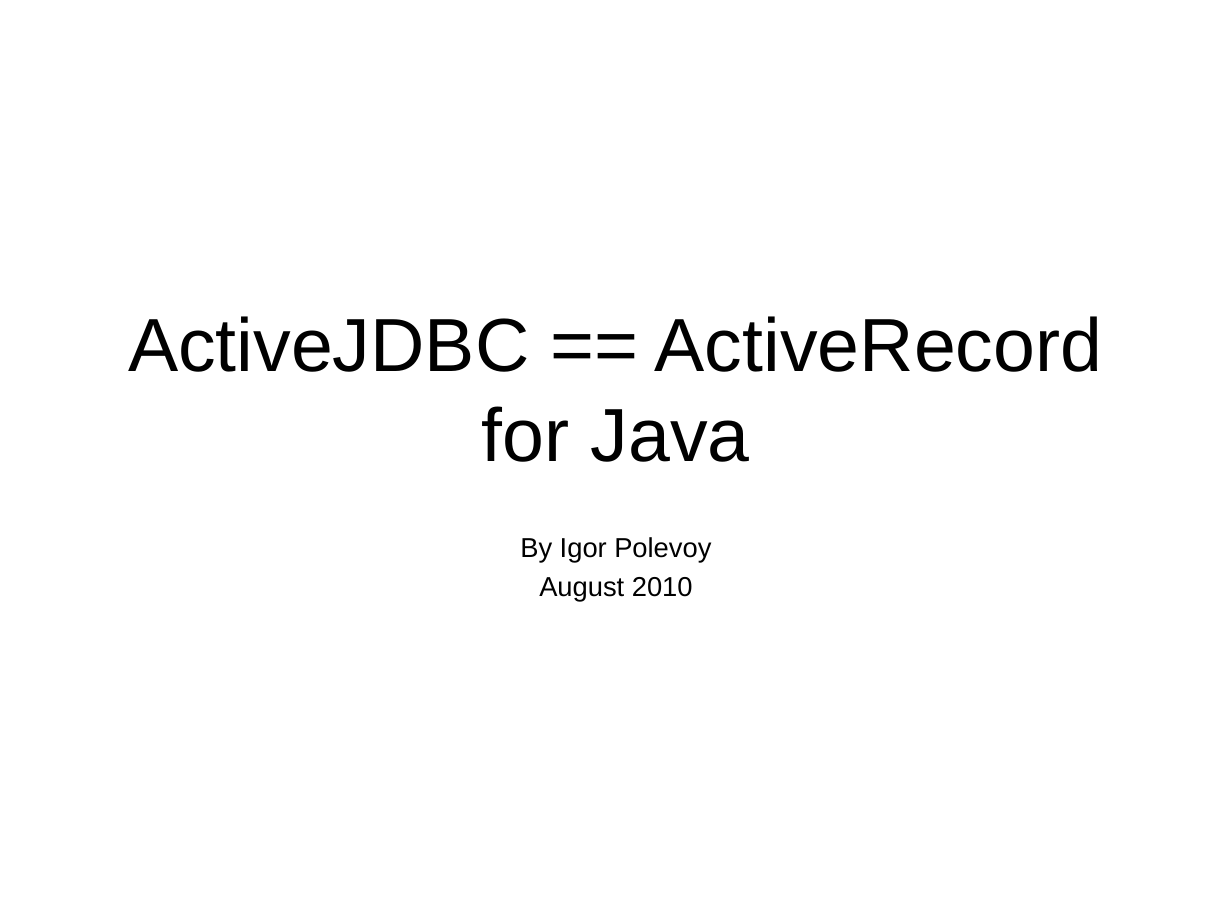
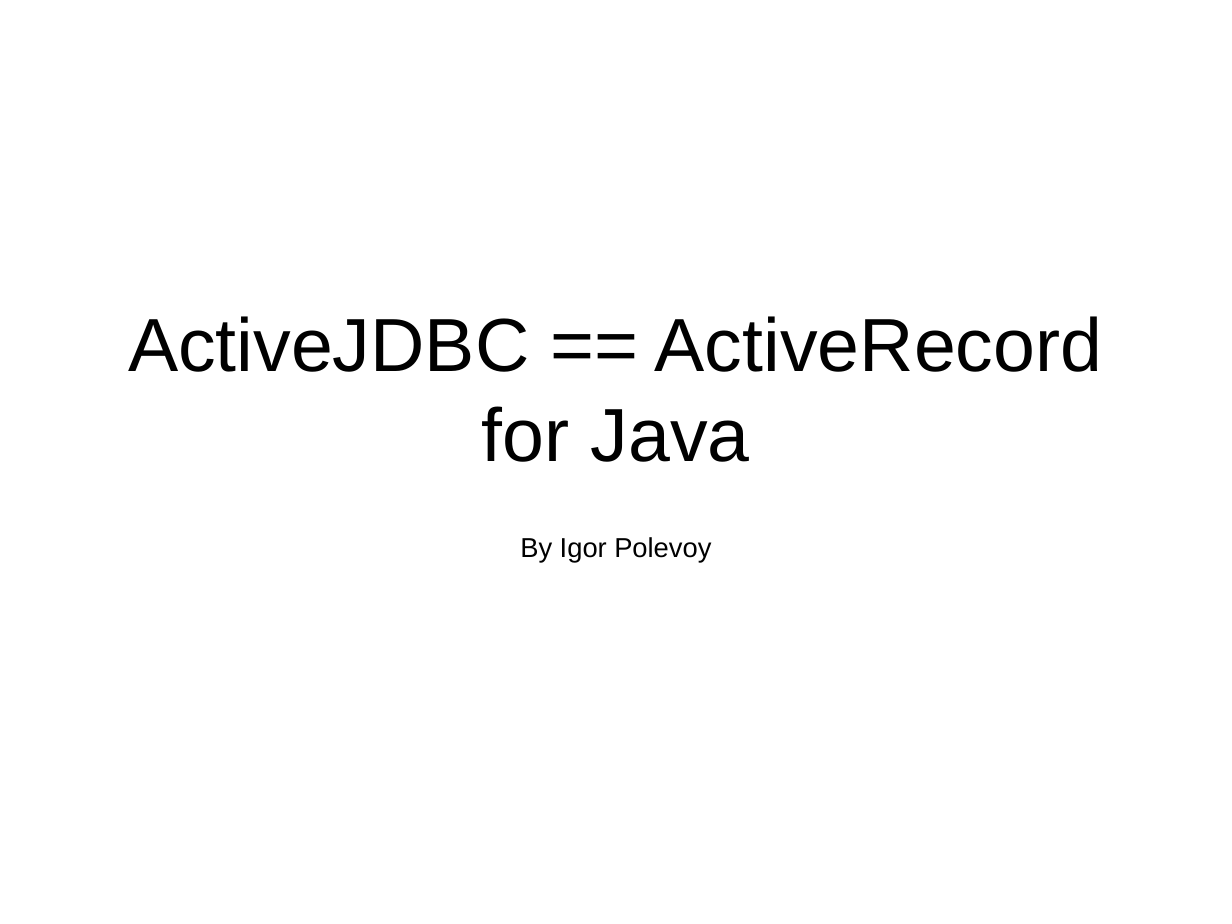
Before and after one commit to psramkumar/activejdbc, a slide deck: slide 1 of doc/cjug.odp. Drawn at 1232x924 pixels with LibreOffice and Linux fonts; fonts in the diff are those of the drawing. Boxes give left, top, right and bottom in pixels: in the first picture for what was removed or moved away, otherwise in the second. Text is boxed around its words. In the diff, an @@ line names an element or a change of style, - is before the commit and + after.

```diff
--- a/doc/cjug.odp
+++ b/doc/cjug.odp
@@ subtitle at (x1=539, y1=577, x2=693, y2=602): paragraph removed @@
-August 2010
```
Also in this commit, not shown: 1 other slide changed, 3 other files.
